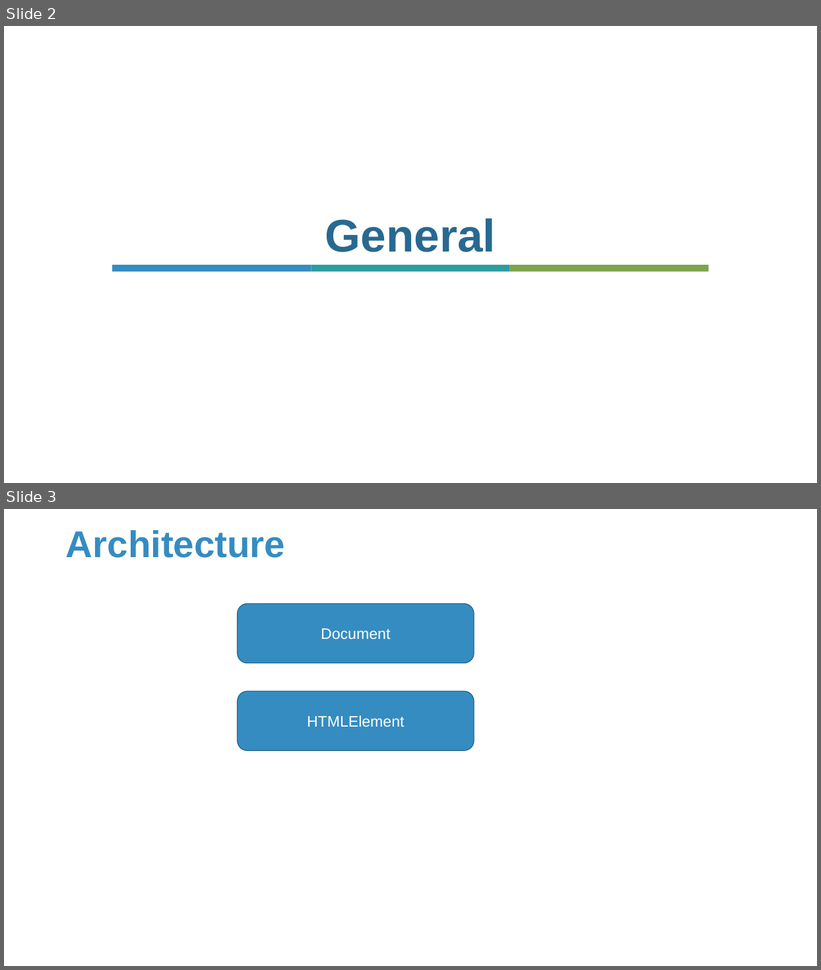
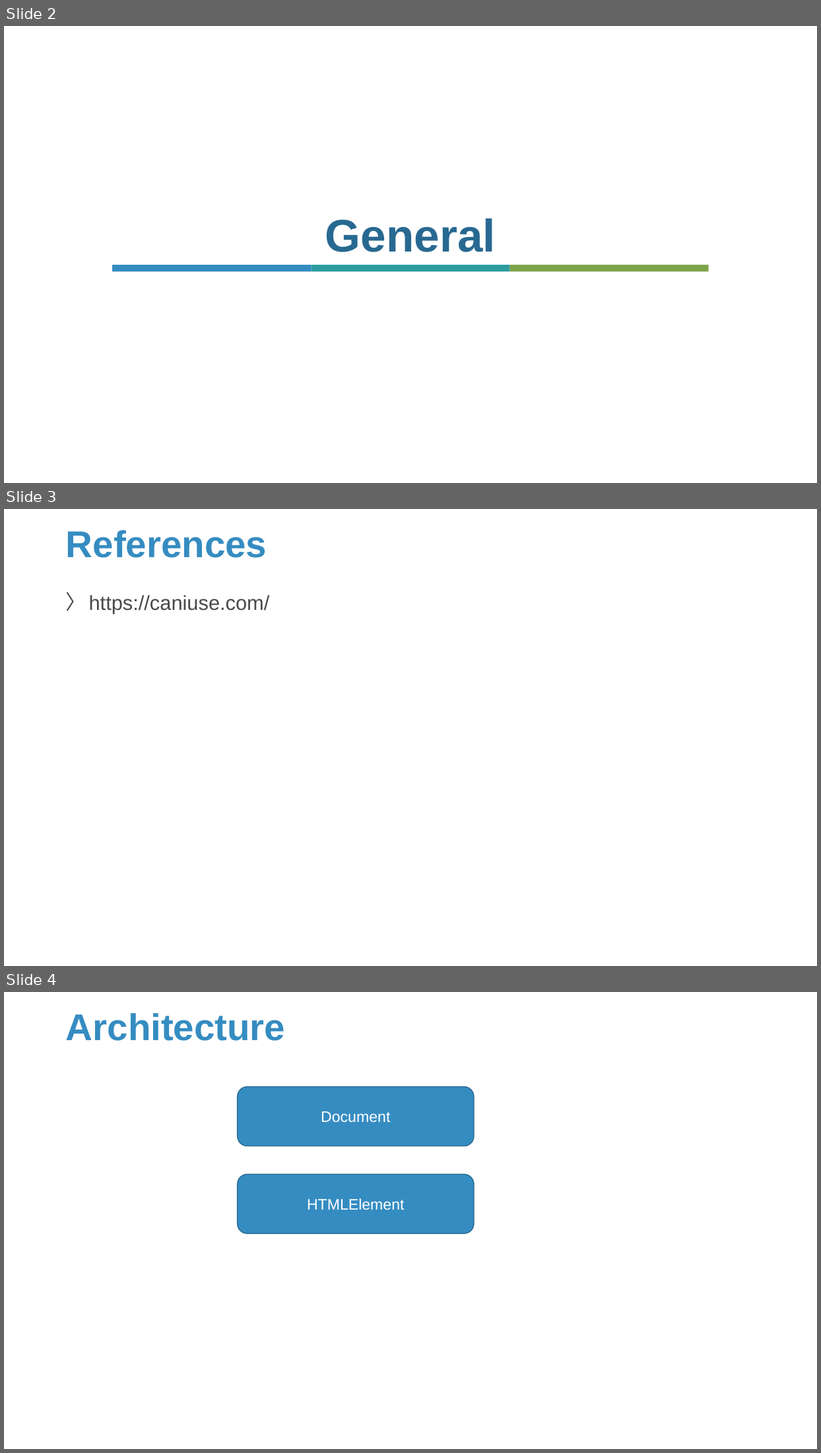
Before and after one commit to Sparks-Lu/TechNotes, a slide deck: Web/JavaScript-Notes.pptx. Shown one above the other, each under a label of ours: slides 2 and 3 before the commit, slides 2, 3 and 4 after it. The pictures are 821x970 and 821x1453 pixels, drawn with LibreOffice and Linux fonts; fonts in the diff are those of the drawing; background and template pictures are left out. Boxes give left, top, right and bottom in pixels: in the first picture for what was removed or moved away, otherwise in the second. Text is boxed around its words. In the diff, an @@ line names an element or a change of style, - is before the commit and + after.

```diff
--- a/Web/JavaScript-Notes.pptx
+++ b/Web/JavaScript-Notes.pptx
@@ slide 3 added at (4, 509, 817, 966), background picture (left out) @@
@@ title added at (66, 530, 267, 558), 44 pt, text #358CC1, bold @@
+References
@@ text added at (89, 595, 270, 614), 24 pt, text #47494B @@
+〉 https://caniuse.com/
@@ what was slide 3 is now slide 4 @@
```
Also in this commit, not shown: 2 slides changed, 2 other slides added, 12 other files.
